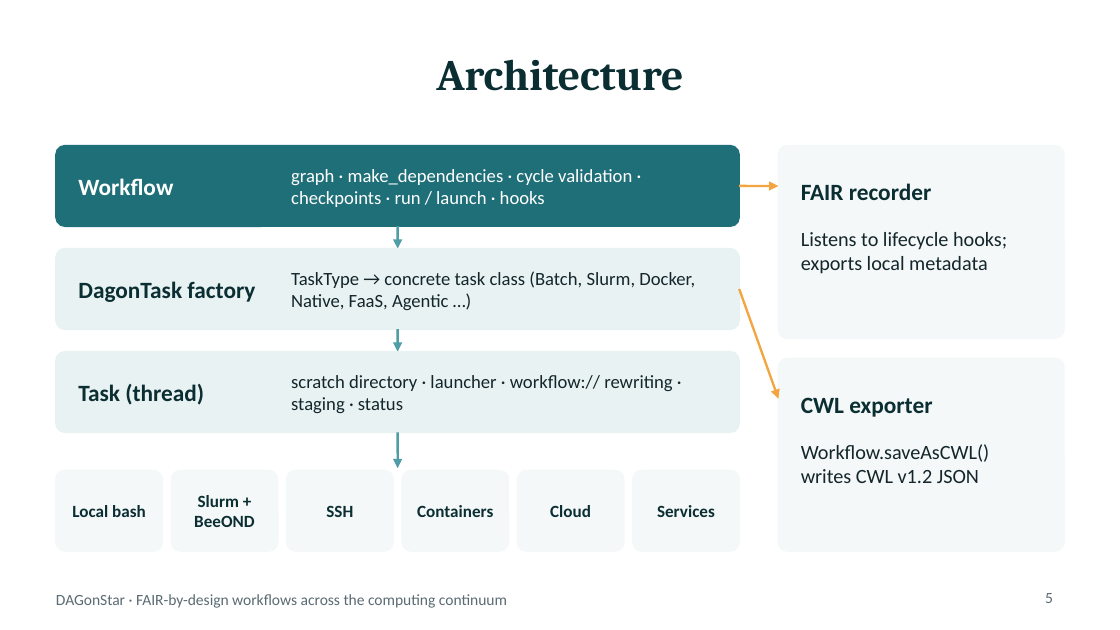
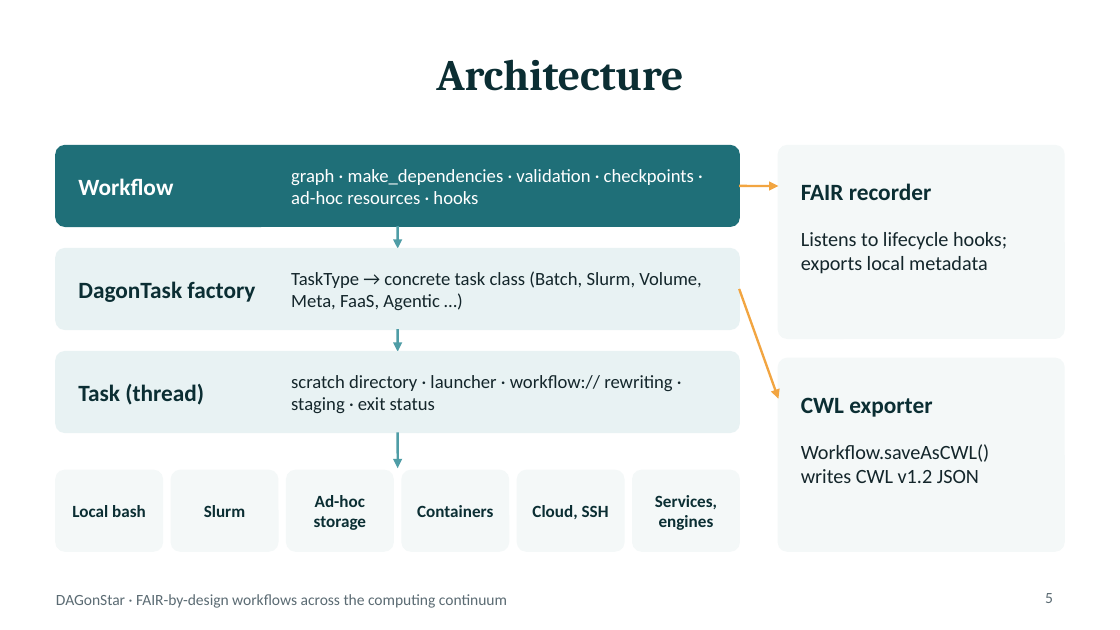
Before and after one commit to DagOnStar/dagonstar, a slide deck: slide 5 of docs/presentations/dagonstar_scientific_talk.pptx. Drawn at 1120x630 pixels with LibreOffice and Linux fonts; fonts in the diff are those of the drawing. Boxes give left, top, right and bottom in pixels: in the first picture for what was removed or moved away, otherwise in the second. Text is boxed around its words. In the diff, an @@ line names an element or a change of style, - is before the commit and + after.

```diff
--- a/docs/presentations/dagonstar_scientific_talk.pptx
+++ b/docs/presentations/dagonstar_scientific_talk.pptx
@@ text at box(291, 169, 694, 204): text changed @@
-graph · make_dependencies · cycle validation · checkpoints · run / launch · hooks
+graph · make_dependencies · validation · checkpoints · ad-hoc resources · hooks
@@ text at box(291, 271, 701, 310): text changed @@
-TaskType → concrete task class (Batch, Slurm, Docker, Native, FaaS, Agentic …)
+TaskType → concrete task class (Batch, Slurm, Volume, Meta, FaaS, Agentic …)
@@ text at box(291, 375, 672, 413): text changed @@
-scratch directory · launcher · workflow:// rewriting · staging · status
+scratch directory · launcher · workflow:// rewriting · staging · exit status
@@ text at box(204, 505, 246, 517): text changed @@
-Slurm + BeeOND
+Slurm
@@ text at box(314, 495, 366, 530): text changed @@
-SSH
+Ad-hoc storage
@@ text at box(532, 505, 609, 519): text changed @@
-Cloud
+Cloud, SSH
@@ text at box(655, 495, 717, 530): text changed @@
-Services
+Services, engines
```
Also in this commit, not shown: 7 other slides changed, 2 slides added, 3 other files.
